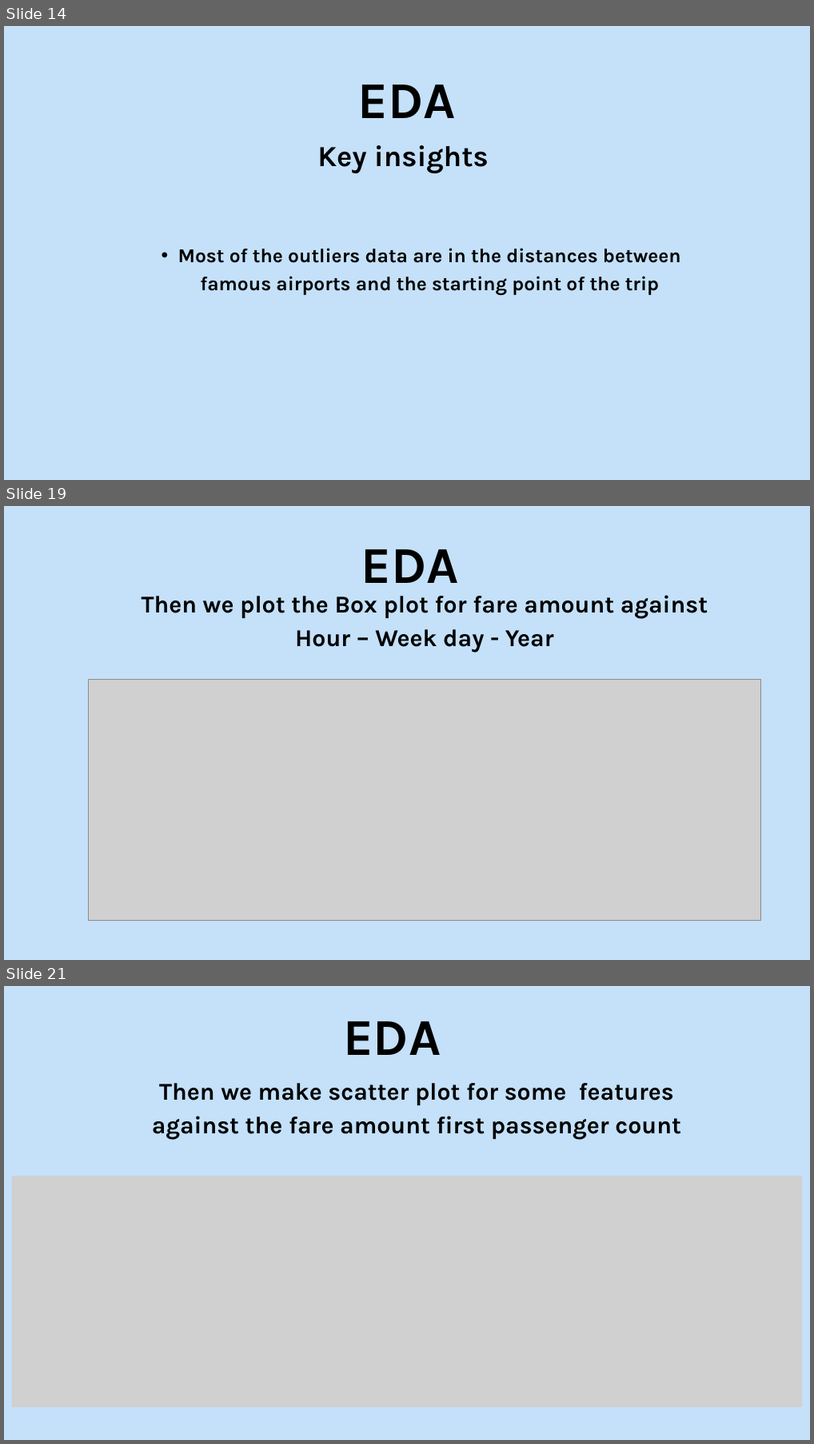
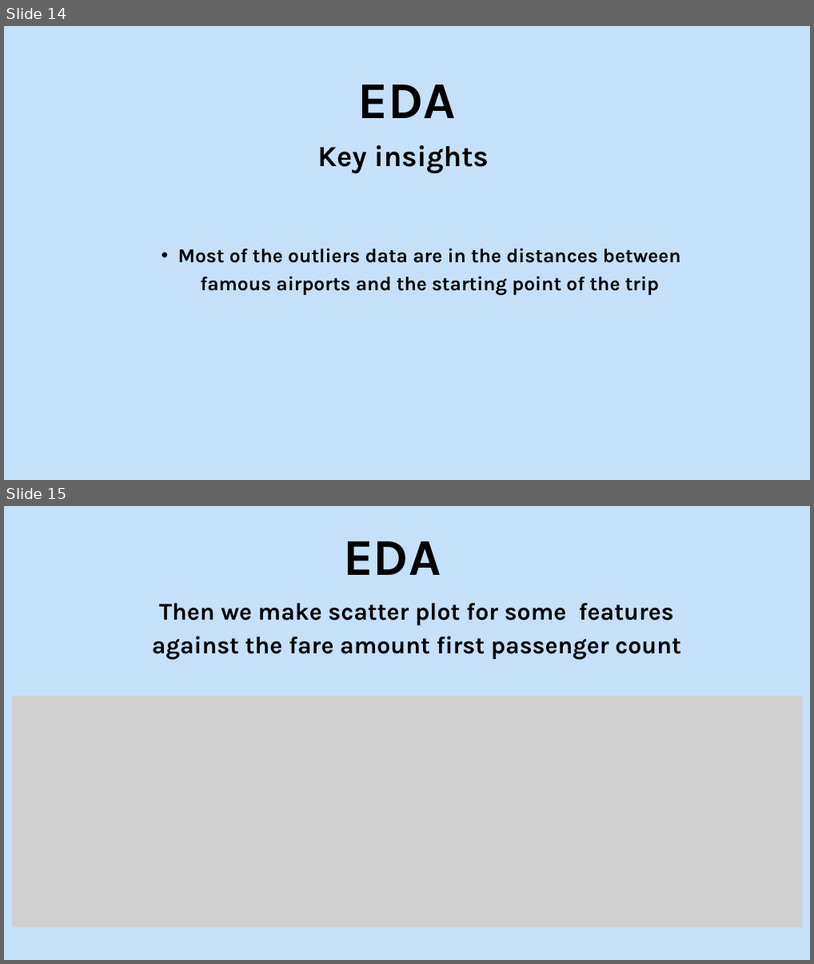
Before and after one commit to hossam246/toqali-Machine_Learning_Internship_winter_2025, a slide deck: Task4/Group 3/EDA_Presentation.pptx. Shown one above the other, each under a label of ours: slides 14, 19 and 21 before the commit, slides 14 and 15 after it; the slides between them are not shown. The pictures are 814x1444 and 814x964 pixels, drawn with LibreOffice and Linux fonts; fonts in the diff are those of the drawing; grey boxes stand for pictures. Boxes give left, top, right and bottom in pixels: in the first picture for what was removed or moved away, otherwise in the second. Text is boxed around its words. In the diff, an @@ line names an element or a change of style, - is before the commit and + after.

```diff
--- a/Task4/Group 3/EDA_Presentation.pptx
+++ b/Task4/Group 3/EDA_Presentation.pptx
@@ slide 19 removed at <box>4,506,810,960</box>, background #C4E1F9 @@
@@ text removed at <box>361,549,458,583</box> @@
-EDA
@@ text removed at <box>142,595,708,652</box> @@
-Then we plot the Box plot for fare amount against Hour – Week day - Year
@@ picture removed at <box>89,679,762,920</box> @@
@@ what was slide 21 is now slide 15 @@
```
Also in this commit, not shown: 4 slides changed, 3 other slides removed, 2 other files.
